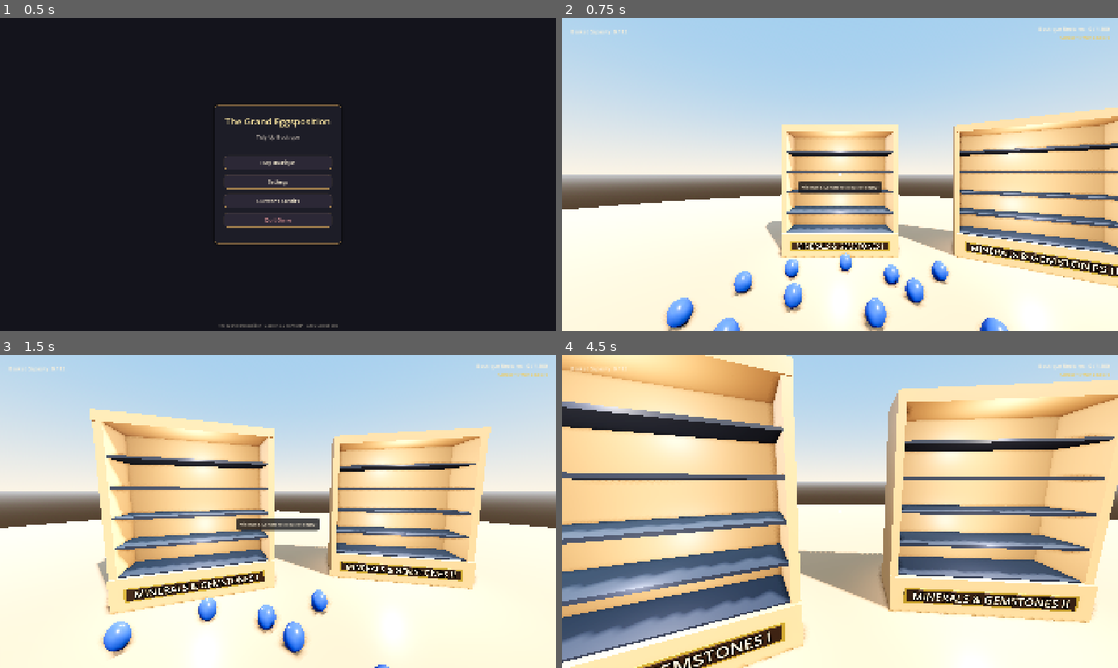
Above: before the commit, frames 1-4 (two rows, left to right).
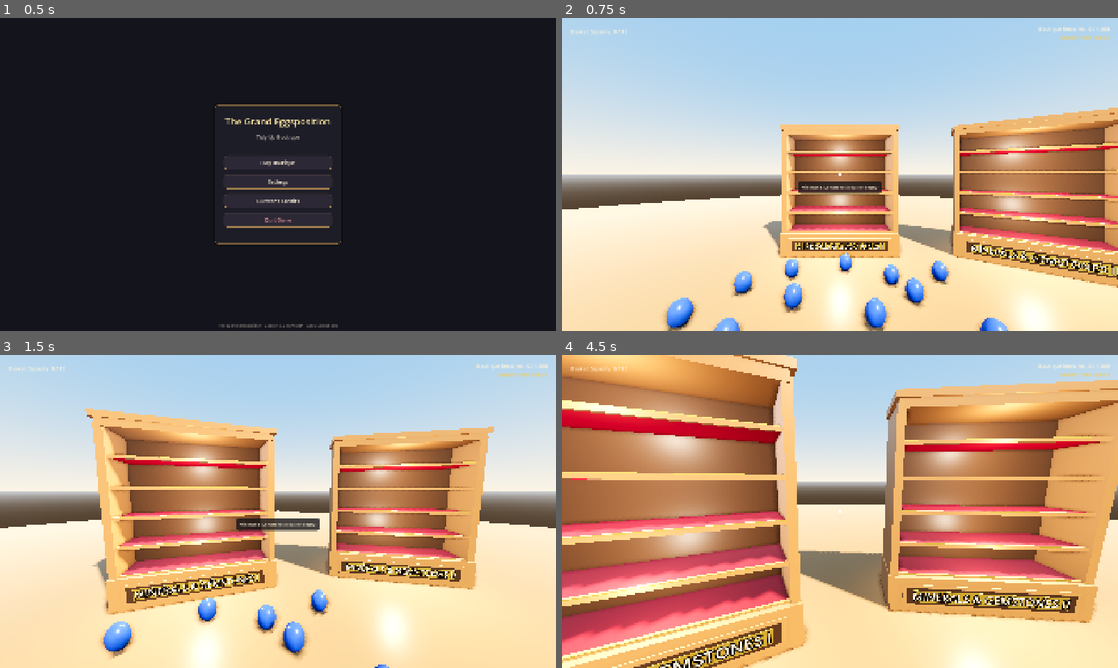
Above: after the commit, the same moments.

Repository: JS-Marinn/the-grand-eggsposition
Game: Godot game, scene res://scenes/ui/main_menu.tscn
Same seed, same stepped clock (60 frames per second), same inputs: the game is played once before the commit and once after it.
Inputs (mouse positions are in pixels of both pictures, inside the frame that each line leads up to):
- Up to frame 1 (0.5 s): no input
- Up to frame 2 (0.75 s): click "Play Boutique" at 0.5 s
- Up to frame 3 (1.5 s): tap Enter at 1.25 s; move the mouse to (305, 511) at 1.27 s; press the mouse at (305, 511) at 1.28 s; hold W (move_forward) from 1.28 s (still down)
- Up to frame 4 (4.5 s): keep holding W (move_forward); move the mouse to (812, 511) at 2.02 s; release the mouse at (812, 511) at 2.03 s; tap Q (resonance_chime) at 2.1 s; tap Space at 2.75, 4.25 s; move the mouse to (851, 505) at 2.77 s; hold Shift (sprint) 2.78-3.53 s; tap Enter at 3.5 s; move the mouse to (834, 517) at 3.52 s; click (834, 517) at 3.6 s; move the mouse to (878, 514) at 4.27 s; hold Q (resonance_chime) from 4.28 s (still down)

Frame 1 is identical in both runs. In frame 2, 48% of the frame differs, in the area x 0-100%, y 28-100%; in frame 3, 60%; in frame 4, 86%, in the area x 0-100%, y 0-100%.

Commit message:
feat(showcase): redesign vitrines to Victorian boutique aesthetic with burgundy velvet trays, honey oak, and stepped cornice

Diff:
--- a/scenes/atrium/showcase_unit.tscn
+++ b/scenes/atrium/showcase_unit.tscn
@@ -3,11 +3,16 @@
 [ext_resource type="Script" path="res://scripts/environment/showcase_unit.gd" id="1_showcase_script"]
 
 [sub_resource type="StandardMaterial3D" id="StandardMaterial3D_oak"]
-albedo_color = Color(0.72, 0.52, 0.32, 1)
+albedo_color = Color(0.58, 0.38, 0.20, 1)
+roughness = 0.38
+metallic = 0.02
+
+[sub_resource type="StandardMaterial3D" id="StandardMaterial3D_dark_oak"]
+albedo_color = Color(0.38, 0.24, 0.13, 1)
 roughness = 0.45
 
 [sub_resource type="BoxMesh" id="BoxMesh_back"]
-material = SubResource("StandardMaterial3D_oak")
+material = SubResource("StandardMaterial3D_dark_oak")
 size = Vector3(2.30, 2.10, 0.06)
 
 [sub_resource type="BoxMesh" id="BoxMesh_pillar"]
@@ -18,9 +23,13 @@
 material = SubResource("StandardMaterial3D_oak")
 size = Vector3(2.40, 0.48, 0.76)
 
+[sub_resource type="BoxMesh" id="BoxMesh_frieze"]
+material = SubResource("StandardMaterial3D_oak")
+size = Vector3(2.36, 0.10, 0.70)
+
 [sub_resource type="BoxMesh" id="BoxMesh_crown"]
 material = SubResource("StandardMaterial3D_oak")
-size = Vector3(2.40, 0.14, 0.72)
+size = Vector3(2.46, 0.08, 0.76)
 
 [sub_resource type="BoxShape3D" id="BoxShape3D_interaction"]
 size = Vector3(2.7, 2.7, 1.8)
@@ -44,8 +53,12 @@
 transform = Transform3D(1, 0, 0, 0, 1, 0, 0, 0, 1, 0, 0.24, 0)
 mesh = SubResource("BoxMesh_plinth")
 
+[node name="CrownFrieze" type="MeshInstance3D" parent="."]
+transform = Transform3D(1, 0, 0, 0, 1, 0, 0, 0, 1, 0, 2.58, 0)
+mesh = SubResource("BoxMesh_frieze")
+
 [node name="CrownTop" type="MeshInstance3D" parent="."]
-transform = Transform3D(1, 0, 0, 0, 1, 0, 0, 0, 1, 0, 2.65, 0)
+transform = Transform3D(1, 0, 0, 0, 1, 0, 0, 0, 1, 0, 2.67, 0)
 mesh = SubResource("BoxMesh_crown")
 
 [node name="DisplayLight_Upper" type="OmniLight3D" parent="."]
--- a/scenes/main/game.tscn
+++ b/scenes/main/game.tscn
@@ -26,7 +26,7 @@
 glow_intensity = 0.2
 
 [sub_resource type="StandardMaterial3D" id="StandardMaterial3D_floor"]
-albedo_color = Color(0.68, 0.5, 0.35, 1)
+albedo_color = Color(0.55, 0.38, 0.22, 1)
 roughness = 0.35
 
 [sub_resource type="CylinderMesh" id="CylinderMesh_floor"]
--- a/scripts/environment/showcase_unit.gd
+++ b/scripts/environment/showcase_unit.gd
@@ -34,65 +34,125 @@
 		shelves_container.name = "Shelves"
 		add_child(shelves_container)
 
-		# Main front shelf mesh (2.20m wide, 0.62m deep, 3.5cm thick)
-		var shelf_mesh: BoxMesh = BoxMesh.new()
-		shelf_mesh.size = Vector3(2.20, 0.035, 0.62)
-
+		# Materials matching Victorian boutique reference image:
+		# 1. Warm honey-amber English oak
+		var oak_mat: StandardMaterial3D = StandardMaterial3D.new()
+		oak_mat.albedo_color = Color(0.58, 0.38, 0.20, 1.0)
+		oak_mat.roughness = 0.38
+		oak_mat.metallic = 0.02
+
+		# 2. Rich royal wine / burgundy velvet with soft velvety rim sheen
 		var velvet_mat: StandardMaterial3D = StandardMaterial3D.new()
-		velvet_mat.albedo_color = Color(0.12, 0.14, 0.20, 1.0) # Midnight navy velvet
-		velvet_mat.roughness = 0.55
-		shelf_mesh.material = velvet_mat
-
-		# 5 tiers of flat display shelves (d = 0..4) starting above 0.48m base
+		velvet_mat.albedo_color = Color(0.38, 0.06, 0.11, 1.0) # Royal burgundy velvet
+		velvet_mat.roughness = 0.65
+		velvet_mat.rim_enabled = true
+		velvet_mat.rim = 0.35
+		velvet_mat.rim_tint = 0.6
+
+		# 3. Gilded antique brass trim
+		var brass_mat: StandardMaterial3D = StandardMaterial3D.new()
+		brass_mat.albedo_color = Color(0.88, 0.72, 0.28, 1.0)
+		brass_mat.metallic = 0.85
+		brass_mat.roughness = 0.25
+
+		# 4. Dark recessed walnut
+		var dark_wood_mat: StandardMaterial3D = StandardMaterial3D.new()
+		dark_wood_mat.albedo_color = Color(0.24, 0.15, 0.08, 1.0)
+		dark_wood_mat.roughness = 0.45
+
+		# Shared meshes for shelves:
+		var velvet_bed_mesh: BoxMesh = BoxMesh.new()
+		velvet_bed_mesh.size = Vector3(2.18, 0.035, 0.58)
+		velvet_bed_mesh.material = velvet_mat
+
+		var shelf_lip_mesh: BoxMesh = BoxMesh.new()
+		shelf_lip_mesh.size = Vector3(2.20, 0.045, 0.04)
+		shelf_lip_mesh.material = oak_mat
+
+		var brass_edge_mesh: BoxMesh = BoxMesh.new()
+		brass_edge_mesh.size = Vector3(2.18, 0.008, 0.01)
+		brass_edge_mesh.material = brass_mat
+
+		# 5 tiers of flat display shelves starting above the 0.48m wooden base
 		for d in range(DOZENS_COUNT):
 			var tier_base_y: float = 0.48 + float(d) * 0.42
 
-			# Flat velvet shelf board (no additional step for back row)
-			var mi_shelf: MeshInstance3D = MeshInstance3D.new()
-			mi_shelf.mesh = shelf_mesh
-			mi_shelf.position = Vector3(0, tier_base_y, 0.0)
-			shelves_container.add_child(mi_shelf)
-
-		# Name / Category plaque integrated into the taller bottom wooden base (PlinthBase at Y = 0.24m, front at Z = 0.38m):
-		# 1. Subtle antique brass frame trim
-		var frame_mesh: BoxMesh = BoxMesh.new()
-		frame_mesh.size = Vector3(2.04, 0.20, 0.015)
-		var frame_mat: StandardMaterial3D = StandardMaterial3D.new()
-		frame_mat.albedo_color = Color(0.85, 0.70, 0.28, 1.0) # Antique brass/gold
-		frame_mat.metallic = 0.85
-		frame_mat.roughness = 0.25
-		frame_mesh.material = frame_mat
-
-		var mi_frame: MeshInstance3D = MeshInstance3D.new()
-		mi_frame.mesh = frame_mesh
-		mi_frame.position = Vector3(0, 0.24, 0.382)
-		shelves_container.add_child(mi_frame)
-
-		# 2. Carved dark walnut / oak wooden plate
-		var plaque_mesh: BoxMesh = BoxMesh.new()
-		plaque_mesh.size = Vector3(1.98, 0.16, 0.02)
-		var plaque_mat: StandardMaterial3D = StandardMaterial3D.new()
-		plaque_mat.albedo_color = Color(0.16, 0.10, 0.06, 1.0) # Midnight walnut
-		plaque_mat.roughness = 0.40
-		plaque_mesh.material = plaque_mat
-
-		var mi_plaque: MeshInstance3D = MeshInstance3D.new()
-		mi_plaque.mesh = plaque_mesh
-		mi_plaque.position = Vector3(0, 0.24, 0.385)
-		shelves_container.add_child(mi_plaque)
-
-		# 3. Gilded 3D Category Title Label on the wooden base
+			# Burgundy velvet plush display tray
+			var mi_velvet: MeshInstance3D = MeshInstance3D.new()
+			mi_velvet.mesh = velvet_bed_mesh
+			mi_velvet.position = Vector3(0, tier_base_y, -0.02)
+			shelves_container.add_child(mi_velvet)
+
+			# Warm honey oak front fascia lip
+			var mi_lip: MeshInstance3D = MeshInstance3D.new()
+			mi_lip.mesh = shelf_lip_mesh
+			mi_lip.position = Vector3(0, tier_base_y, 0.29)
+			shelves_container.add_child(mi_lip)
+
+			# Elegant brass trim along shelf front edge
+			var mi_brass_strip: MeshInstance3D = MeshInstance3D.new()
+			mi_brass_strip.mesh = brass_edge_mesh
+			mi_brass_strip.position = Vector3(0, tier_base_y + 0.02, 0.305)
+			shelves_container.add_child(mi_brass_strip)
+
+		# Pilaster base plinth blocks (left and right)
+		var pilaster_plinth_mesh: BoxMesh = BoxMesh.new()
+		pilaster_plinth_mesh.size = Vector3(0.14, 0.48, 0.72)
+		pilaster_plinth_mesh.material = oak_mat
+
+		var mi_pilaster_left: MeshInstance3D = MeshInstance3D.new()
+		mi_pilaster_left.mesh = pilaster_plinth_mesh
+		mi_pilaster_left.position = Vector3(-1.15, 0.24, 0.0)
+		shelves_container.add_child(mi_pilaster_left)
+
+		var mi_pilaster_right: MeshInstance3D = MeshInstance3D.new()
+		mi_pilaster_right.mesh = pilaster_plinth_mesh
+		mi_pilaster_right.position = Vector3(1.15, 0.24, 0.0)
+		shelves_container.add_child(mi_pilaster_right)
+
+		# Classical Wainscoting Base Panel on the front of PlinthBase (Y = 0.24m):
+		# 1. Outer molded wooden frame of base panel
+		var base_frame_mesh: BoxMesh = BoxMesh.new()
+		base_frame_mesh.size = Vector3(2.08, 0.30, 0.02)
+		base_frame_mesh.material = oak_mat
+
+		var mi_base_frame: MeshInstance3D = MeshInstance3D.new()
+		mi_base_frame.mesh = base_frame_mesh
+		mi_base_frame.position = Vector3(0, 0.24, 0.382)
+		shelves_container.add_child(mi_base_frame)
+
+		# 2. Recessed inner panel in darker wood
+		var base_recess_mesh: BoxMesh = BoxMesh.new()
+		base_recess_mesh.size = Vector3(1.98, 0.22, 0.015)
+		base_recess_mesh.material = dark_wood_mat
+
+		var mi_base_recess: MeshInstance3D = MeshInstance3D.new()
+		mi_base_recess.mesh = base_recess_mesh
+		mi_base_recess.position = Vector3(0, 0.24, 0.388)
+		shelves_container.add_child(mi_base_recess)
+
+		# 3. Gilded brass cartouche frame
+		var brass_frame_mesh: BoxMesh = BoxMesh.new()
+		brass_frame_mesh.size = Vector3(1.82, 0.16, 0.012)
+		brass_frame_mesh.material = brass_mat
+
+		var mi_brass_cartouche: MeshInstance3D = MeshInstance3D.new()
+		mi_brass_cartouche.mesh = brass_frame_mesh
+		mi_brass_cartouche.position = Vector3(0, 0.24, 0.394)
+		shelves_container.add_child(mi_brass_cartouche)
+
+		# 4. Gilded 3D Category Title Label on the wooden base
 		category_label = Label3D.new()
 		category_label.name = "CategoryLabel"
 		category_label.text = tr(showcase_title).to_upper()
 		category_label.font_size = 28
 		category_label.outline_size = 8
 		category_label.outline_modulate = Color(0.08, 0.05, 0.02, 1.0)
-		category_label.modulate = Color(0.98, 0.93, 0.78, 1.0) # Warm radiant ivory-gold
+		category_label.modulate = Color(0.98, 0.93, 0.78, 1.0)
 		category_label.horizontal_alignment = HORIZONTAL_ALIGNMENT_CENTER
 		category_label.vertical_alignment = VERTICAL_ALIGNMENT_CENTER
 		category_label.billboard = BaseMaterial3D.BILLBOARD_DISABLED
-		category_label.position = Vector3(0, 0.24, 0.398)
+		category_label.position = Vector3(0, 0.24, 0.404)
 		shelves_container.add_child(category_label)
 	else:
 		category_label = shelves_container.get_node_or_null("CategoryLabel") as Label3D
